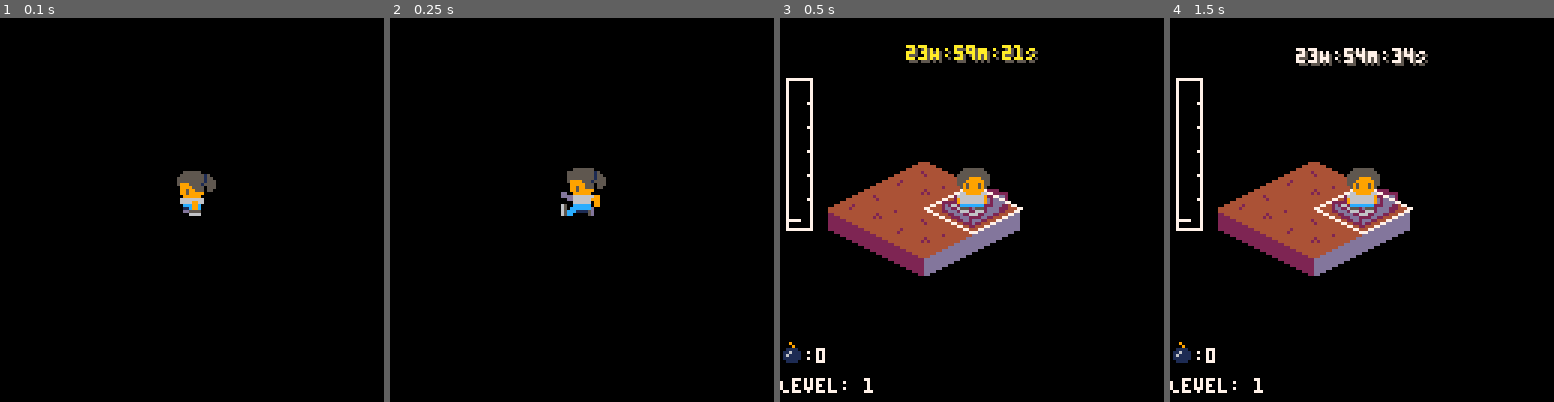
Above: before the commit, frames 1-4 (left to right).
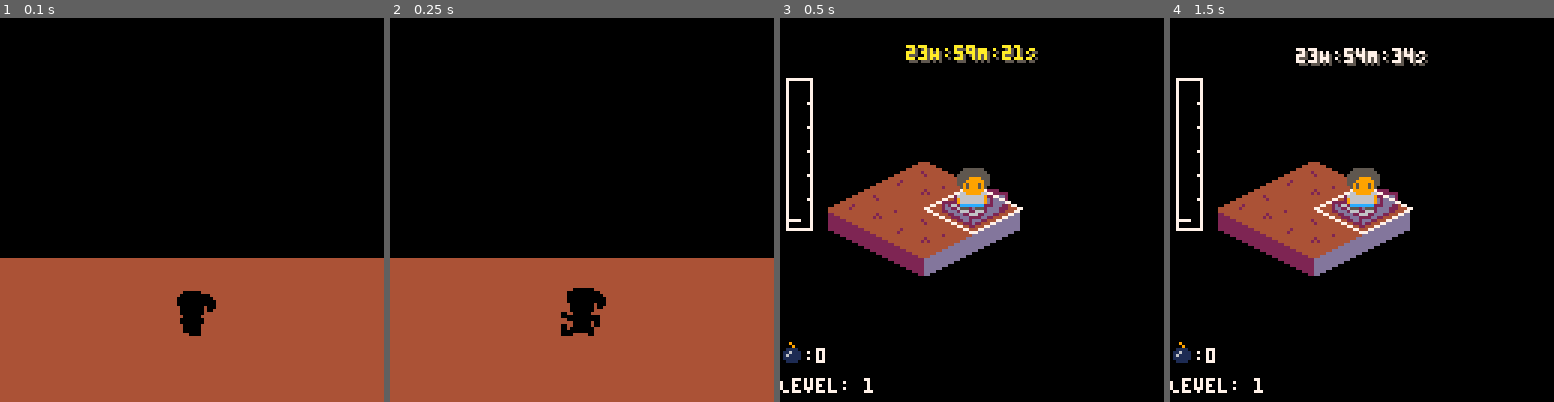
Above: after the commit, the same moments.

Repository: scottnm/collards.p8
Game: PICO-8 cartridge collards.p8
The game is run twice, just before and just after one commit, with the same random seed, the same clock (stepped at 60 frames per second) and the same inputs.
Inputs:
- Up to frame 1 (0.1 s): no input
- Up to frame 2 (0.25 s): no input
- Up to frame 3 (0.5 s): tap X (X key) at 0.33 s
- Up to frame 4 (1.5 s): tap O (Z key) at 0.7 s; tap X (X key) at 1.07 s

The runs differ from the first frame. In frame 1, 38% of the frame differs, in the area x 0-100%, y 39-100%; in frame 2, 38%; in frame 3, nothing differs; in frame 4, nothing differs.

Commit message:
idk something. I need to add some parallax to give this motion

Diff:
--- a/main.lua
+++ b/main.lua
@@ -61,7 +61,7 @@
 end
 
 function _init_main_game()
-    -- All global variables initialized here
+    pal() -- reset the palette
     g_banner = nil
     g_maingame_tick_count = 0
     g_game_over_state = nil
--- a/pregame.lua
+++ b/pregame.lua
@@ -2,7 +2,7 @@
 
 function _init_title_screen()
     g_player = {
-        pos = vec(64, 64),
+        pos = vec(64, 104),
         sprite_offset = vec(-8, -14),
     }
 end
@@ -14,7 +14,14 @@
     end
 end
 
+function modify_player_palette()
+    for i=1,15 do pal(i, Colors.Black) end
+end
+
 function _draw_title_screen()
     cls(Colors.Black)
+    rectfill(0, 80, 128, 128, Colors.Brown)
+    modify_player_palette()
     draw_anim(g_player, sprite_pos(g_player))
+    pal()
 end
